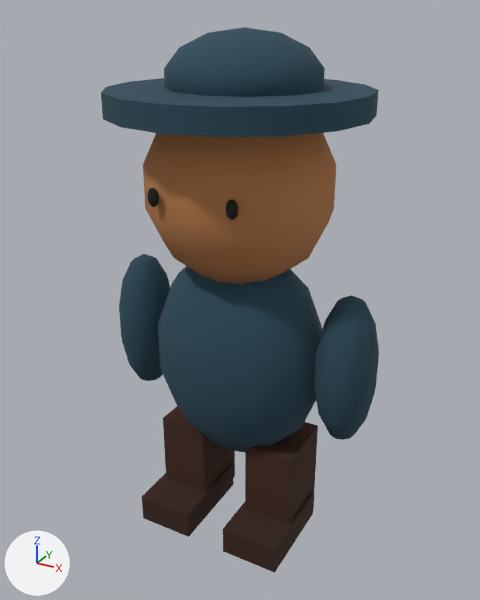
A saved change to the glTF model brushland/game/art/models/resident_3.glb.
Rendered twice from a 50 mm lens placed at (0.686, -1.246, 1.215), pointed at (0.0, 0.001, 0.592). Every picture has the same lights, and +X, +Y and +Z are marked at lower left. The first picture is the older version. Where no turn or scale is listed for an object, it has been applied to the vertices.

Names of what the first picture shows: '_MeshInstance3D_290', '_MeshInstance3D_291', '_MeshInstance3D_292', '_MeshInstance3D_293', '_MeshInstance3D_294', '_MeshInstance3D_295', '_MeshInstance3D_298', '_MeshInstance3D_299', '_MeshInstance3D_300', '_MeshInstance3D_301' and 2 more.
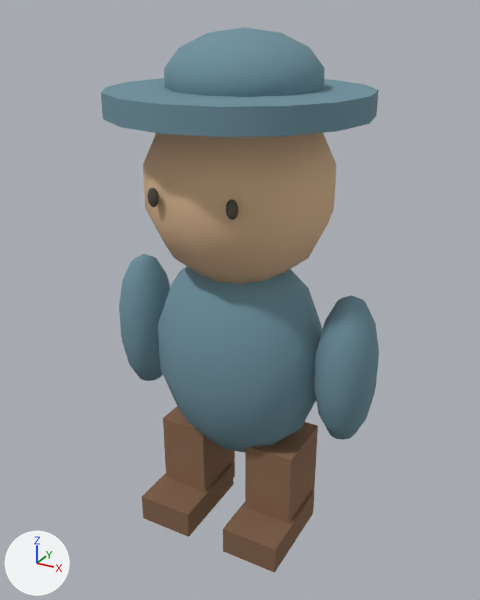
Boxes [x1, y1, x2, y2] around the edits, measured in the pictures (480 x 600 px):
'_MeshInstance3D_295', recoloured (orange to beige): [143, 133, 336, 284] in both
'_MeshInstance3D_294', recoloured (dark blue to cyan): [158, 266, 322, 453] in both
'_MeshInstance3D_298', recoloured (dark blue to cyan): [101, 78, 379, 137] in both
'_MeshInstance3D_299', recoloured (dark blue to cyan): [164, 27, 325, 97] in both
'_MeshInstance3D_301', recoloured (dark blue to cyan): [314, 295, 379, 440] in both
'_MeshInstance3D_292', recoloured (lighter): [245, 422, 318, 523] in both
'_MeshInstance3D_300', recoloured (dark blue to cyan): [119, 254, 170, 381] in both
'_MeshInstance3D_293', recoloured (lighter): [223, 491, 314, 573] in both
'_MeshInstance3D_290', recoloured (lighter): [163, 406, 235, 491] in both
'_MeshInstance3D_291', recoloured (lighter): [142, 463, 234, 537] in both

The edits, one by one:
Material 'Material_0' (mat_material_0) changes colour from brown #3f2213 to brown #88664d; in linear values from (0.0494, 0.0161, 0.00643) to (0.246, 0.134, 0.0738).
Material 'Material_1' (mat_material_1) changes colour from brown #371e11 to brown #7f6048; in linear values from (0.0376, 0.0129, 0.0054) to (0.214, 0.117, 0.0648).
Material 'Material_2' (mat_material_2) changes colour from dark blue #284857 to cyan #6e919e; in linear values from (0.021, 0.0652, 0.0957) to (0.156, 0.283, 0.342).
Material 'Material_3' (mat_material_3) changes colour from orange #b77a49 to beige #dcb892; in linear values from (0.471, 0.195, 0.0672) to (0.716, 0.479, 0.287).
